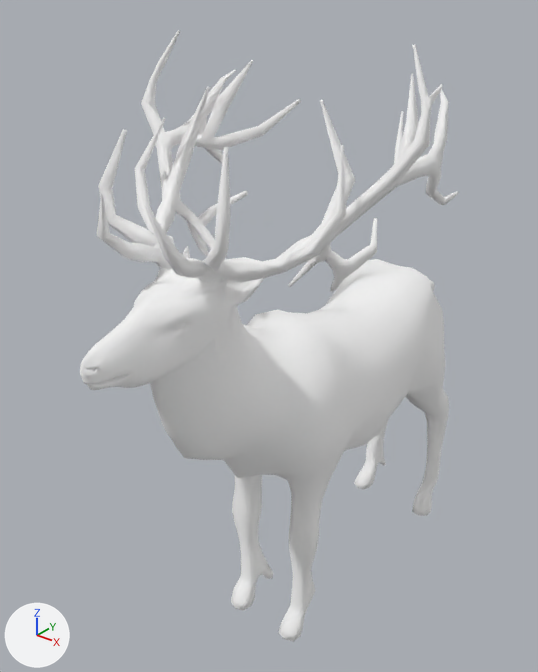
Before and after pictures for a commit that changed the glTF model apps/client/src/props/art-study/source-natural-stag/natural-stag-source.glb.
Both versions are drawn from a camera (50 mm lens) standing at (1.25, -1.74, 2.09) and looking at (-0.11, -0.04, 1.04). Every picture has the same lights, and +X, +Y and +Z are marked at lower left. The picture after the commit comes second. Where no turn or scale is listed for an object, it has been applied to the vertices. Vertices at exactly the same position are counted once.

Objects in the first picture: 'natural-stag-source runtime mesh'.
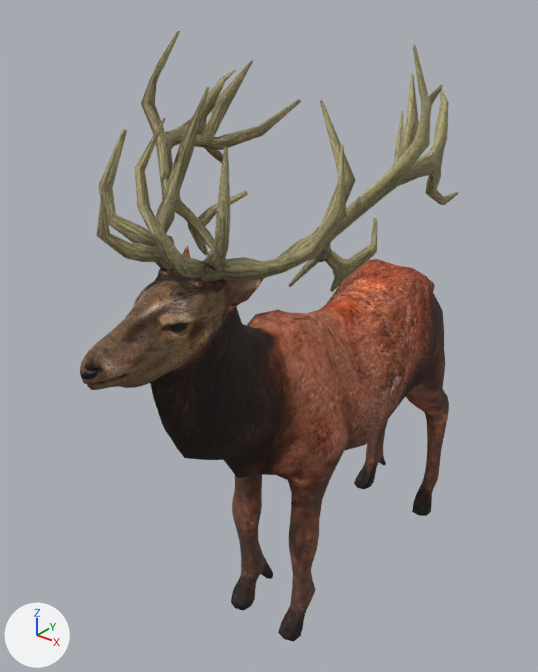
The change, as a diff of the scene's bpy script:
```diff
--- a/apps/client/src/props/art-study/source-natural-stag/natural-stag-source.glb.py
+++ b/apps/client/src/props/art-study/source-natural-stag/natural-stag-source.glb.py
@@ img_deer_head @@
+img_deer_head = load_image('deer-head', '_unpacked/deer-head', 1024, 1024, 'sRGB')
@@ img_deer_body @@
+img_deer_body = load_image('deer-body', '_unpacked/deer-body', 1024, 1024, 'sRGB')
@@ img_deer_antlers @@
+img_deer_antlers = load_image('deer-antlers', '_unpacked/deer-antlers', 1024, 1024, 'sRGB')
@@ mat_stag_eye_albedo @@
+mat_stag_eye_albedo = principled_material('stag eye albedo')
+mat_stag_eye_albedo.base_color = (0.015, 0.012, 0.01)  # black #211d19
+mat_stag_eye_albedo.roughness = 0.9
@@ mat_stag_head_albedo @@
+mat_stag_head_albedo = principled_material('stag head albedo')
+mat_stag_head_albedo.texture = img_deer_head
+mat_stag_head_albedo.roughness = 0.9
@@ mat_stag_body_albedo @@
+mat_stag_body_albedo = principled_material('stag body albedo')
+mat_stag_body_albedo.texture = img_deer_body
+mat_stag_body_albedo.roughness = 0.9
@@ mat_stag_antlers_albedo @@
+mat_stag_antlers_albedo = principled_material('stag antlers albedo')
+mat_stag_antlers_albedo.texture = img_deer_antlers
+mat_stag_antlers_albedo.roughness = 0.9
@@ me_cylinder_004 @@
 me_cylinder_004.from_pydata(...)  # 2501 vertices, 4924 faces; spans x -0.46..0.46, y -1.01..0.7, z 0.0..1.95
 # used by ob_natural_stag_source_runtime_mesh; location = (0.0, 0.156, 0.0)
+# me_cylinder_004 part 1: all 1504 faces that had it switch from mat_head (white #ffffff) to mat_stag_head_albedo (picture img_deer_head)
+# me_cylinder_004 part 2: all 1984 faces that had it switch from mat_body (white #ffffff) to mat_stag_body_albedo (picture img_deer_body)
+# me_cylinder_004 part 3: all 1356 faces that had it switch from mat_antlers (white #ffffff) to mat_stag_antlers_albedo (picture img_deer_antlers)
+# me_cylinder_004 part 4: all 80 faces that had it switch from mat_eye (white #ffffff) to mat_stag_eye_albedo (black #211d19)
```

What differs and where, as boxes [x1, y1, x2, y2] in the pictures (538 x 672 px):
part 1 of me_cylinder_004, recoloured (white to brown): [80, 245, 264, 390] in both
part 2 of me_cylinder_004, recoloured (white to brown): [150, 259, 449, 642] in both
part 3 of me_cylinder_004, recoloured (white to yellow): [96, 31, 458, 292] in both
part 4 of me_cylinder_004, recoloured: [172, 323, 187, 330] in both
